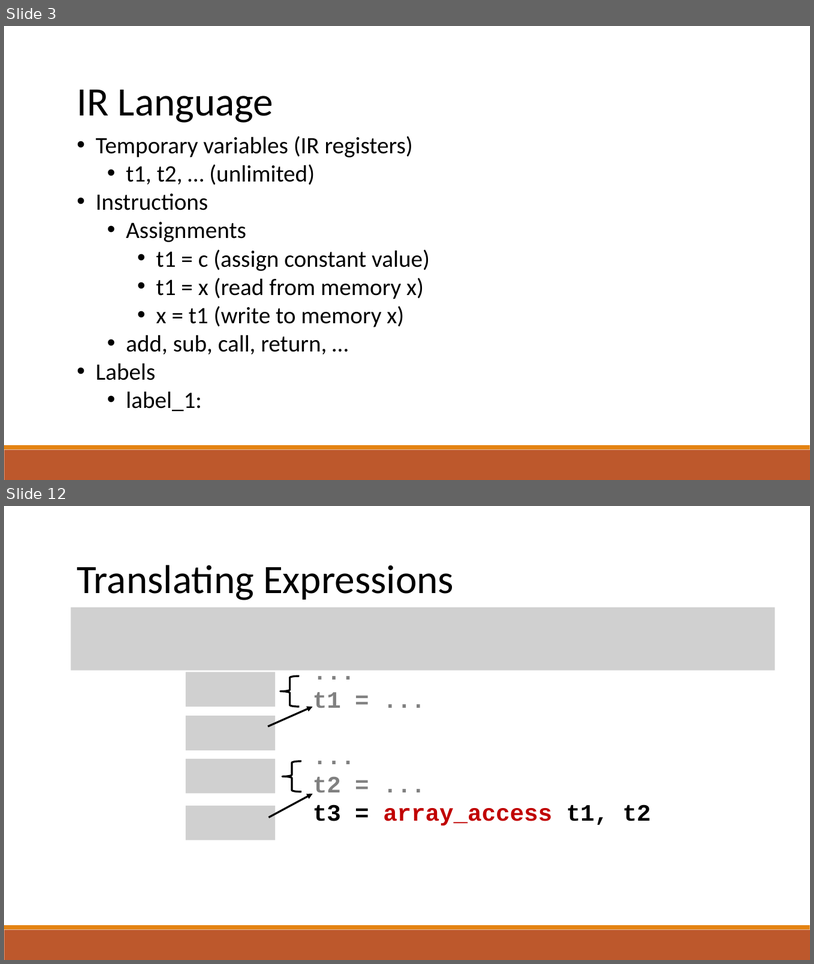
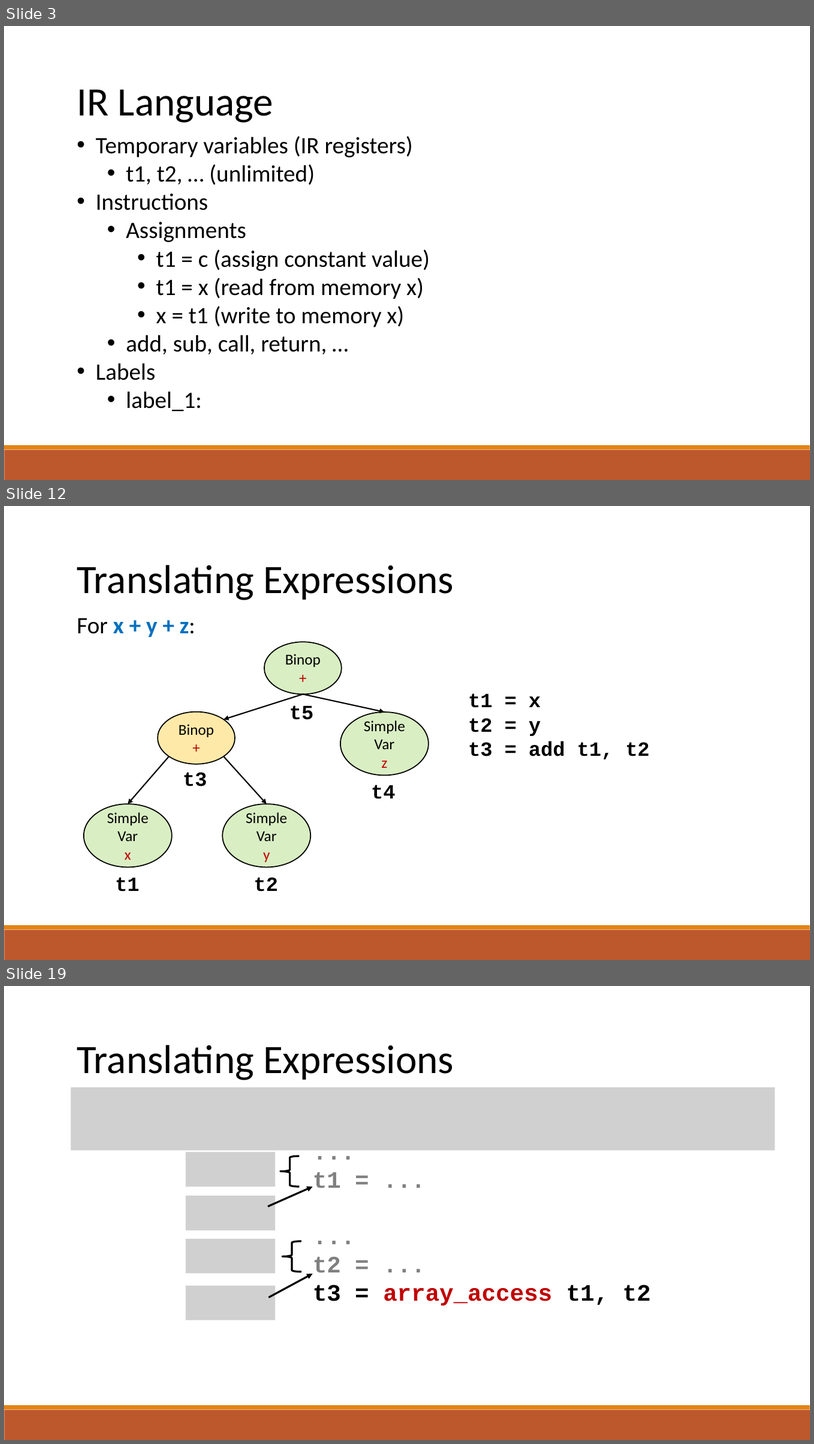
Before and after one commit to raghadzeidan/COMPILATION_TAU_FOR_STUDENTS, a slide deck: new_slides/IR.pptx. Shown one above the other, each under a label of ours: slides 3 and 12 before the commit, slides 3, 12 and 19 after it; the slides between them are not shown. The pictures are 814x964 and 814x1444 pixels, drawn with LibreOffice and Linux fonts; fonts in the diff are those of the drawing; grey boxes stand for pictures. Boxes give left, top, right and bottom in pixels: in the first picture for what was removed or moved away, otherwise in the second. Text is boxed around its words. In the diff, an @@ line names an element or a change of style, - is before the commit and + after.

```diff
--- a/new_slides/IR.pptx
+++ b/new_slides/IR.pptx
@@ slide 12 added at bbox=[4, 506, 810, 960], background #FFFFFF; not listed: 2 template elements that a slide beside it also shows @@
@@ text added at bbox=[77, 565, 454, 600], 48 pt, text #000000 @@
+Translating Expressions
@@ text added at bbox=[77, 618, 195, 637], 28 pt, text #0070C0, bold @@
+For x + y + z:
@@ ellipse added at bbox=[264, 642, 342, 694], fill #92D050 at 34% opacity, outline #000000 1.25 pt, 18 pt, text #000000 @@
+Binop
++
@@ arrow added from (303, 694) to (224, 720), #000000 1.5 pt @@
@@ arrow added from (303, 694) to (384, 712), #000000 1.5 pt @@
@@ text added at bbox=[468, 693, 650, 759], 24 pt, text #000000, bold @@
+t1 = x
+t2 = y
+t3 = add t1, t2
@@ ellipse added at bbox=[158, 712, 235, 764], fill #FFC000 at 34% opacity, outline #000000 1.25 pt, 18 pt, text #000000 @@
+Binop
++
@@ text added at bbox=[290, 705, 314, 720], 24 pt, text #000000, bold @@
+t5
@@ ellipse added at bbox=[341, 712, 429, 775], fill #92D050 at 34% opacity, outline #000000 1.25 pt, 18 pt, text #000000 @@
+Simple
+Var
+z
@@ arrow added from (169, 756) to (128, 804), #000000 1.5 pt @@
@@ arrow added from (224, 756) to (267, 804), #000000 1.5 pt @@
@@ text added at bbox=[183, 772, 207, 786], 24 pt, text #000000, bold @@
+t3
@@ text added at bbox=[371, 784, 395, 799], 24 pt, text #000000, bold @@
+t4
@@ ellipse added at bbox=[84, 804, 172, 867], fill #92D050 at 34% opacity, outline #000000 1.25 pt, 18 pt, text #000000 @@
+Simple
+Var
+x
@@ ellipse added at bbox=[222, 804, 311, 867], fill #92D050 at 34% opacity, outline #000000 1.25 pt, 18 pt, text #000000 @@
+Simple
+Var
+y
@@ text added at bbox=[115, 877, 139, 891], 24 pt, text #000000, bold @@
+t1
@@ text added at bbox=[254, 877, 278, 891], 24 pt, text #000000, bold @@
+t2
@@ what was slide 12 is now slide 19 @@
```
Also in this commit, not shown: 14 slides changed, 16 other slides added, 1 other file.
